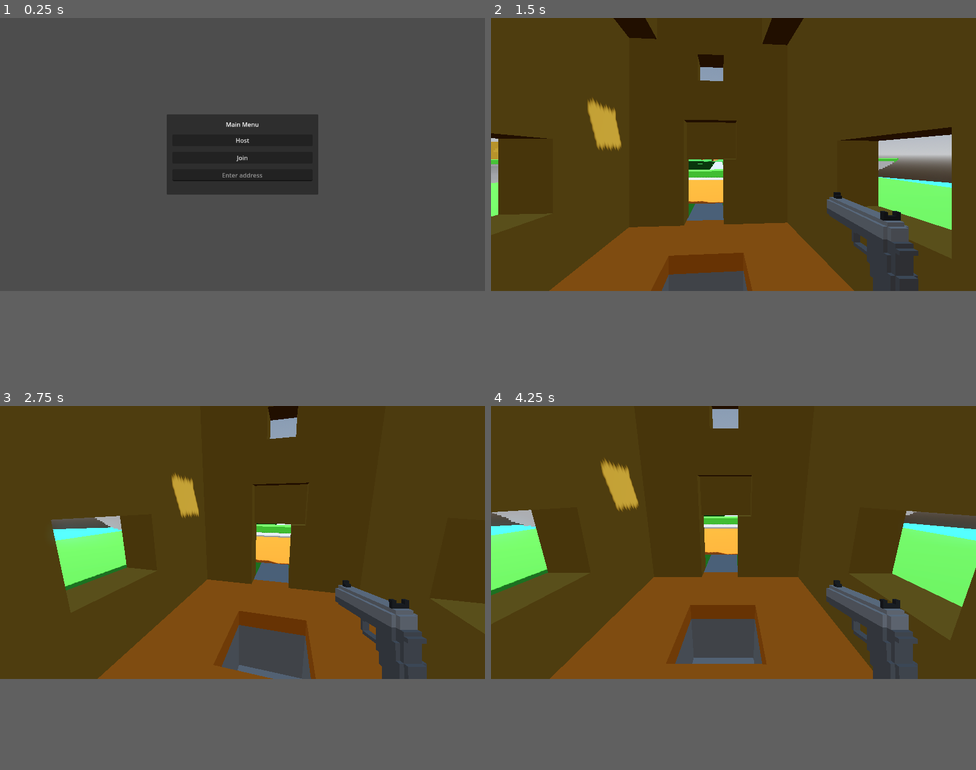
Above: before the commit, frames 1-4 (two rows, left to right).
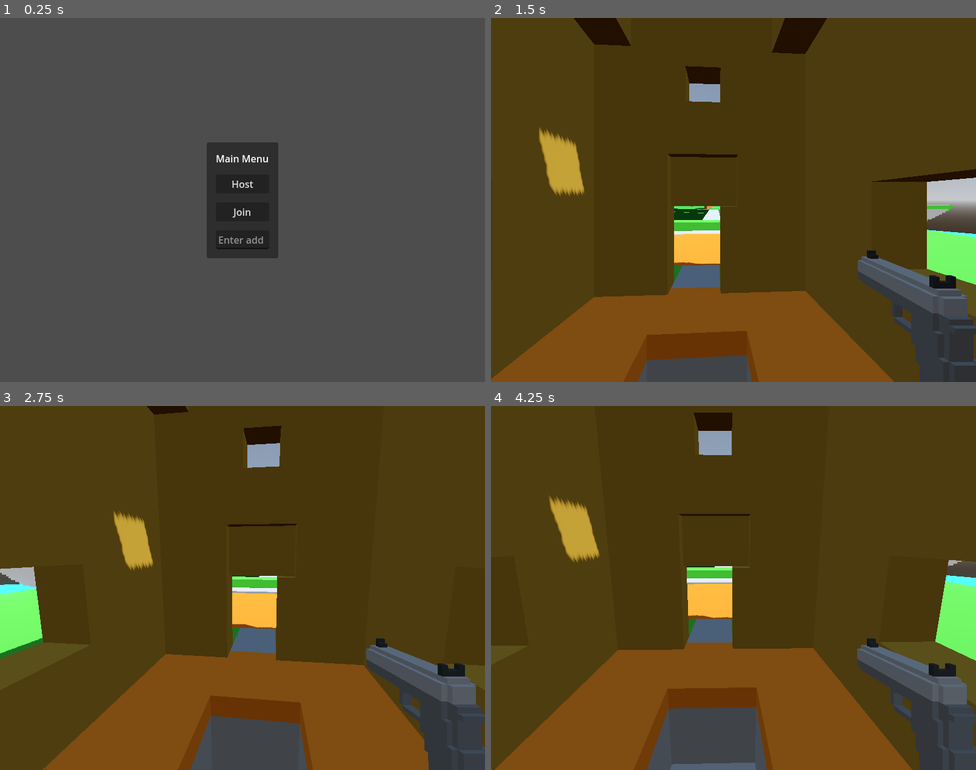
Above: after the commit, the same moments.

Repository: qdanq/Battle-duo
Game: Godot game, scene res://world.tscn
Same seed, same stepped clock (60 frames per second), same inputs: the game is played once before the commit and once after it.
Inputs (mouse positions are in pixels of both pictures, inside the frame that each line leads up to):
- Up to frame 1 (0.25 s): no input
- Up to frame 2 (1.5 s): tap Enter (ui_accept) at 0.5, 0.77 s; move the mouse to (840, 141) at 0.52 s; hold Right (ui_right) 0.53-1.25 s; click (840, 141) at 0.6 s; click "Host" at 1.25 s
- Up to frame 3 (2.75 s): move the mouse to (218, 544) at 2.02 s; hold Up (ui_up) from 2.03 s (still down); click (218, 544) at 2.1 s; tap Enter (ui_accept) at 2.27 s
- Up to frame 4 (4.25 s): keep holding Up (ui_up); move the mouse to (743, 537) at 2.77 s; click (743, 537) at 2.85 s; move the mouse to (728, 547) at 3.52 s; click (728, 547) at 3.6 s; tap Enter (ui_accept) at 3.77 s
In our replay, the window is 800x450 before the commit and 800x600 after it. These sizes can differ from the game's own. Grey fills any space a smaller window leaves; there, only what the larger window draws over its background counts as a difference.

The runs differ from the first frame. In frame 1, 7.5% of the frame differs, in the area x 34-66%, y 26-66%; in frame 2, 37%; in frame 3, 34%; in frame 4, 38%, in the area x 0-100%, y 0-100%.

Commit message:
Sync muzzle_flash.

Diff:
--- a/player.tscn
+++ b/player.tscn
@@ -36,7 +36,7 @@
 
 	if Input.is_action_just_pressed(\"shoot\") \\
 	and anim_player.current_animation != \"shoot\":
-		play_shoot_effects()
+		play_shoot_effects.rpc()
 
 func _physics_process(delta):
 	if not is_multiplayer_authority(): return
@@ -70,6 +70,7 @@
 
 	move_and_slide()
 
+@rpc(\"call_local\")
 func play_shoot_effects():
 	anim_player.stop()
 	anim_player.play(\"shoot\")
--- a/project.godot
+++ b/project.godot
@@ -17,8 +17,8 @@
 
 [display]
 
-window/size/viewport_width=1280
-window/size/viewport_height=720
+window/size/viewport_width=800
+window/size/viewport_height=600
 
 [input]
 
